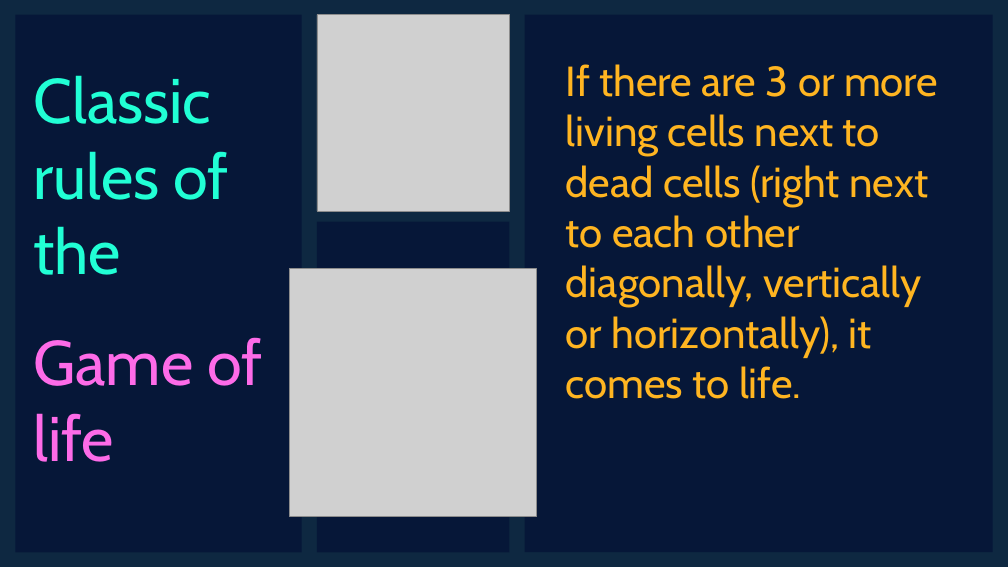
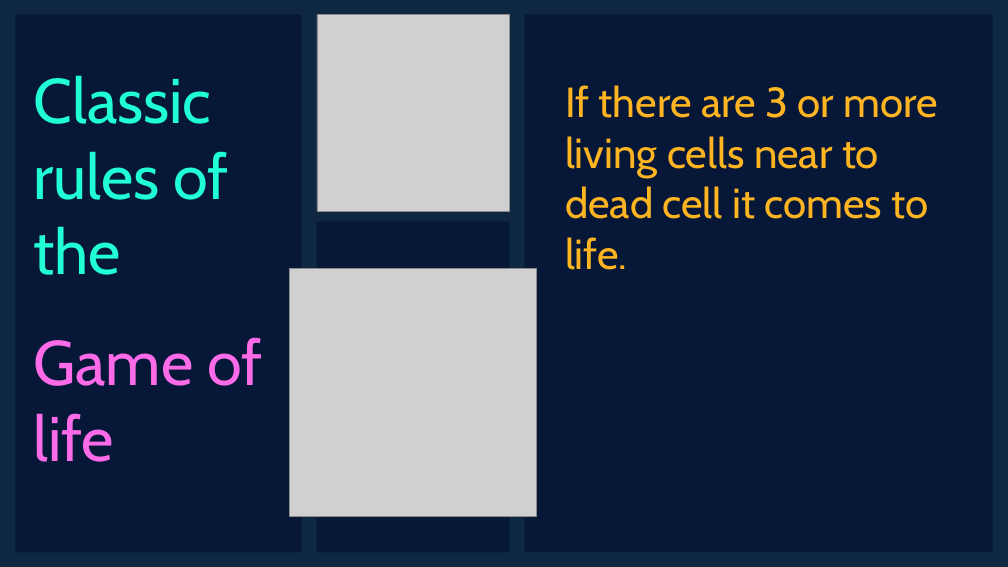
Before and after one commit to Denmurzik/Game-of-Life, a slide deck: slide 3 of Презентация1.pptx (slide 2 before the commit). Drawn at 1008x567 pixels with LibreOffice and Linux fonts; fonts in the diff are those of the drawing; grey boxes stand for pictures; background and template pictures are left out. Boxes give left, top, right and bottom in pixels: in the first picture for what was removed or moved away, otherwise in the second. Text is boxed around its words. In the diff, an @@ line names an element or a change of style, - is before the commit and + after.

```diff
--- a/Презентация1.pptx
+++ b/Презентация1.pptx
@@ text at box(565, 85, 937, 270): text changed @@
-If there are 3 or more living cells next to dead cells (right next to each other diagonally, vertically or horizontally), it comes to life.
+If there are 3 or more living cells near to dead cell it comes to life.
```
Also in this commit, not shown: 2 other slides changed, 1 slide added, 6 other files.
